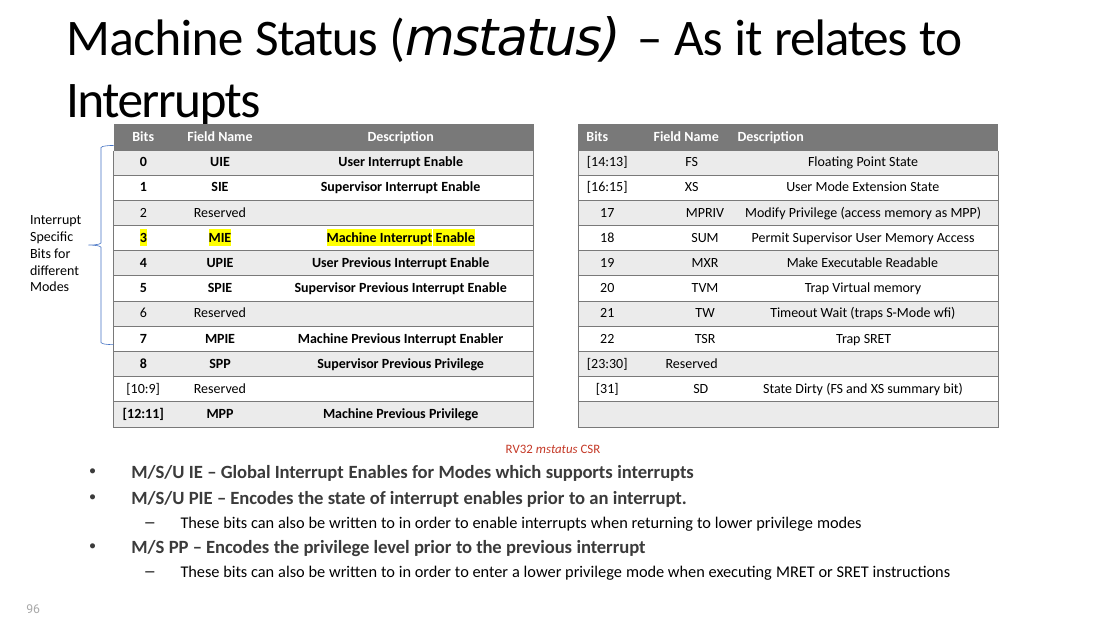
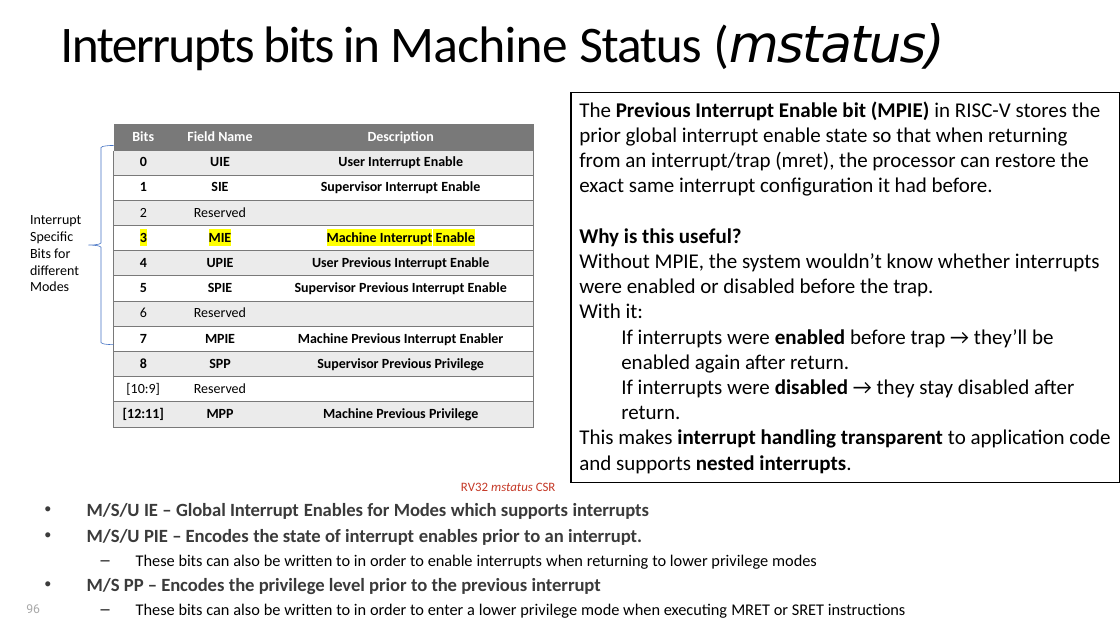
Before and after one commit to PG-DESD/CDAC_Sharing_Data, a slide deck: slide 96 of Microprocessor/TheoryLectures/RISC-V_Theory.pptx. Drawn at 1120x630 pixels with LibreOffice and Linux fonts; fonts in the diff are those of the drawing. Boxes give left, top, right and bottom in pixels: in the first picture for what was removed or moved away, otherwise in the second. Text is boxed around its words. In the diff, an @@ line names an element or a change of style, - is before the commit and + after.

```diff
--- a/Microprocessor/TheoryLectures/RISC-V_Theory.pptx
+++ b/Microprocessor/TheoryLectures/RISC-V_Theory.pptx
@@ title at (60,23,944,71): text changed @@
-Machine Status (mstatus) – As it relates to Interrupts
+Interrupts bits in Machine Status (mstatus)
@@ rectangle added at (571,92,1120,482), fill #FFFFFF, outline #000000 1 pt, 18 pt, text #000000 @@
+The Previous Interrupt Enable bit (MPIE) in RISC-V stores the prior global interrupt enable state so that when returning from an interrupt/trap (mret), the processor can restore the exact same interrupt configuration it had before.
+Why is this useful?
+Without MPIE, the system wouldn’t know whether interrupts were enabled or disabled before the trap.
+With it:
+  If interrupts were enabled before trap → they’ll be enabled again after return.
+  If interrupts were disabled → they stay disabled after return.
+This makes interrupt handling transparent to application code and supports nested interrupts.
@@ table removed at (578,124,998,428), 12 rows, 2 columns @@
-Bits Field Name | Description
-[14:13] FS | Floating Point State
-[16:15] XS | User Mode Extension State
-17 MPRIV | Modify Privilege (access memory as MPP)
-18 SUM | Permit Supervisor User Memory Access
-19 MXR | Make Executable Readable
-20 TVM | Trap Virtual memory
-21 TW | Timeout Wait (traps S-Mode wfi)
-22 TSR | Trap SRET
-[23:30] Reserved | 
-[31] SD | State Dirty (FS and XS summary bit)
- | 
@@ text "RV32 mstatus CSR": place and size @@
-text "RV32 mstatus CSR" at (131,444,950,580)
+text "RV32 mstatus CSR" at (87,482,905,618)
```
Also in this commit, not shown: 1 other slide changed.
